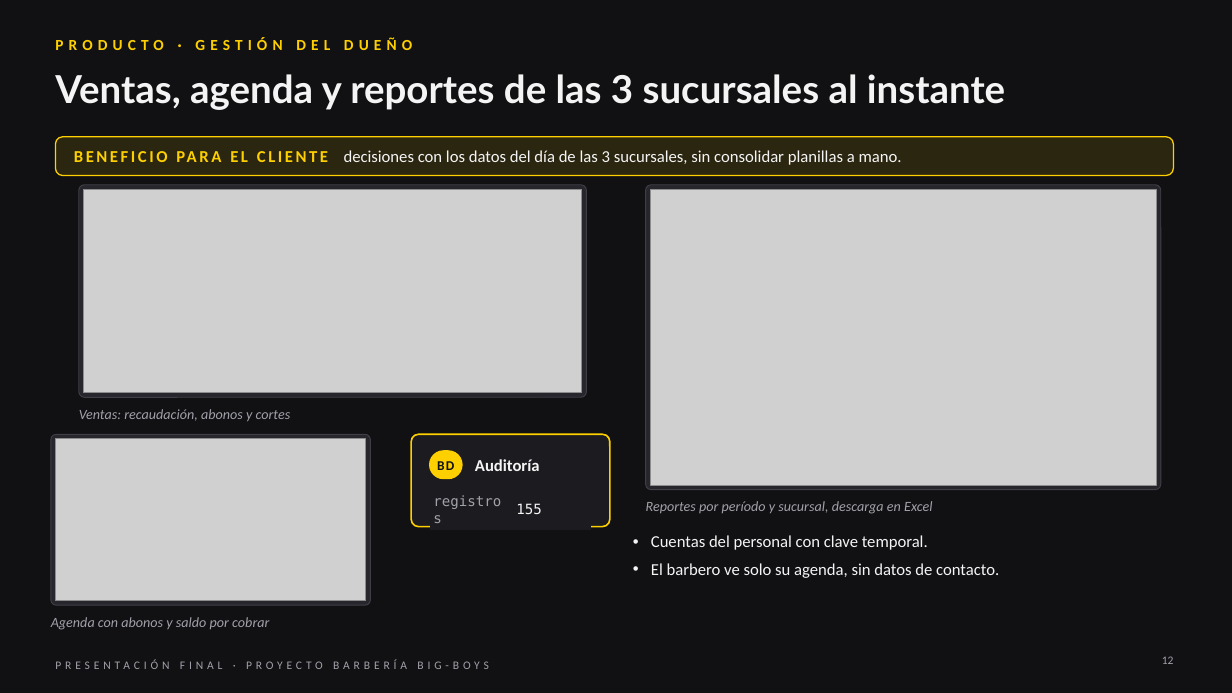
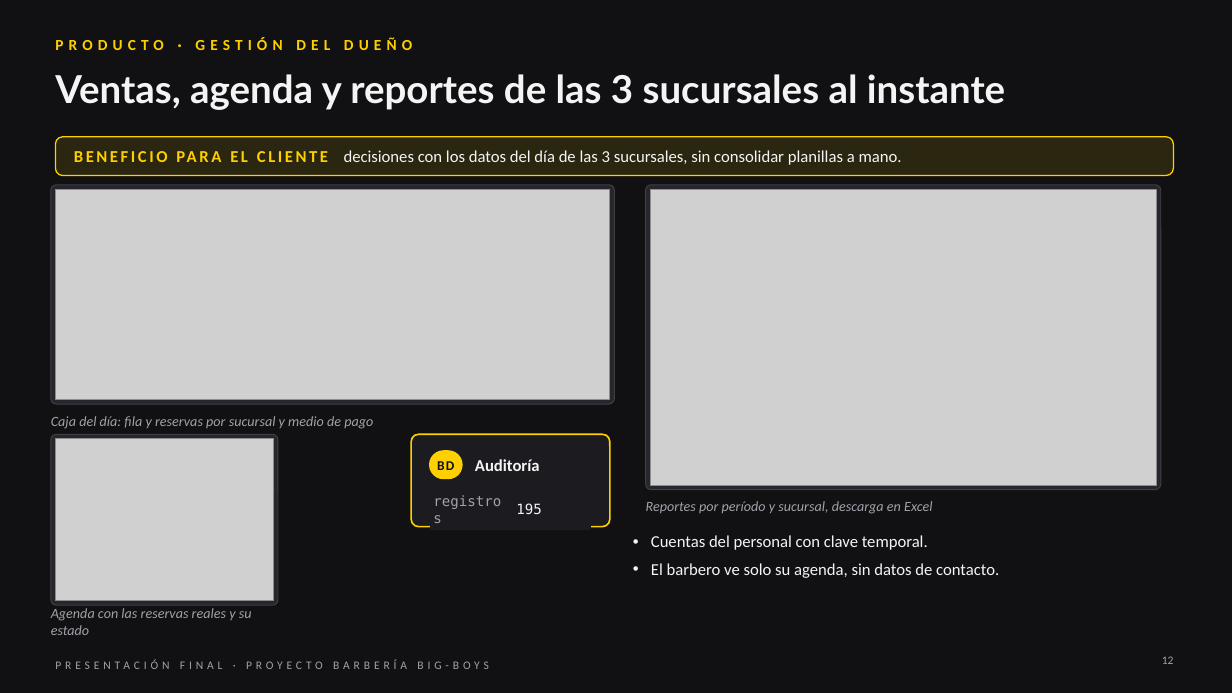
Before and after one commit to Yerko-Rosales/Proyecto_Barberia, a slide deck: slide 12 of Fase 3/Evidencias Grupales/Presentación Final del proyecto (Español).pptx. Drawn at 1232x693 pixels with LibreOffice and Linux fonts; fonts in the diff are those of the drawing; grey boxes stand for pictures. Boxes give left, top, right and bottom in pixels: in the first picture for what was removed or moved away, otherwise in the second. Text is boxed around its words. In the diff, an @@ line names an element or a change of style, - is before the commit and + after.

```diff
--- a/Fase 3/Evidencias Grupales/Presentación Final del proyecto (Español).pptx
+++ b/Fase 3/Evidencias Grupales/Presentación Final del proyecto (Español).pptx
@@ rounded rectangle: place and size @@
-rounded rectangle at (79,185,586,397)
+rounded rectangle at (51,185,615,404)
@@ rounded rectangle at (51,185,615,404): proportions changed @@
@@ picture: place and size @@
-picture at (83,189,581,393)
+picture at (55,189,610,399)
@@ text at (51,416,373,429): text changed @@
-Ventas: recaudación, abonos y cortes
+Caja del día: fila y reservas por sucursal y medio de pago
@@ rounded rectangle: place and size @@
-rounded rectangle at (51,434,371,605)
+rounded rectangle at (51,434,278,605)
@@ picture: place and size @@
-picture at (55,439,366,601)
+picture at (55,439,274,601)
@@ table at (430,490,592,582) @@
-row 1, column 2: 155
+row 1, column 2: 195
@@ text at (51,608,252,635): text changed @@
-Agenda con abonos y saldo por cobrar
+Agenda con las reservas reales y su estado
```
Also in this commit, not shown: 7 other slides changed, 31 other files.
